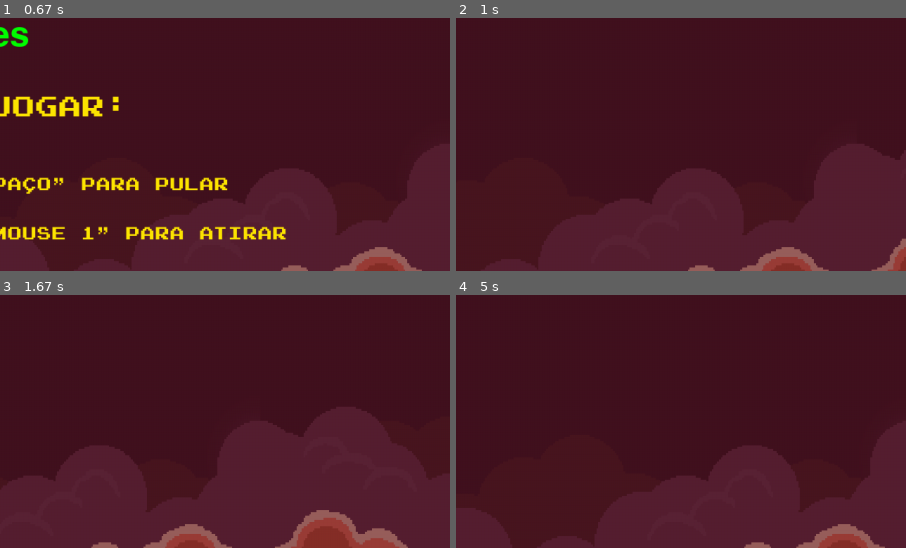
Above: before the commit, frames 1-4 (two rows, left to right).
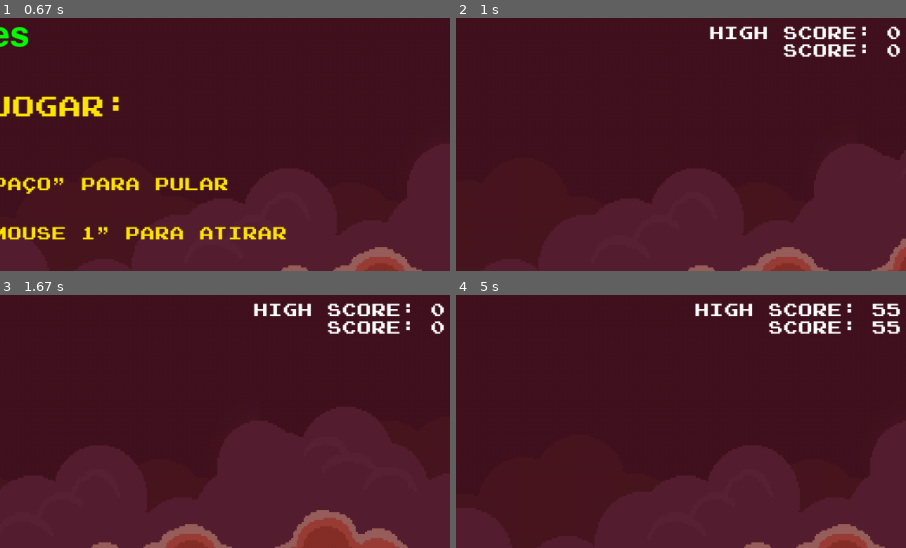
Above: after the commit, the same moments.

Repository: insper-classroom/devlife-23-1-projeto-pygame-henrique-e-guilherme
Game: pygame game, started from jogo/funcoes/jogo.py
Two runs of this game, one before a commit and one after it. Both use one fixed random seed, a clock stepped at 60 frames per second and the inputs below.
Inputs (mouse positions are % of the whole screen's width and height, from its top left):
- Up to frame 1 (0.67 s): tap Space at 0.33 s
- Up to frame 2 (1 s): tap Space at 0.73 s
- Up to frame 3 (1.67 s): tap Space at 1.03 s; click (19, 35) at 1.22 s; click (87, 85) at 1.55 s
- Up to frame 4 (5 s): click (52, 16) at 1.88 s; click (45, 76) at 2.22 s; click (47, 33) at 2.55 s; click (36, 29) at 2.88 s; click (76, 41) at 3.22 s; click (81, 48) at 3.55 s; click (71, 32) at 3.88 s; click (21, 31) at 4.22 s; click (54, 46) at 4.55 s; click (21, 44) at 4.88 s
The pictures show only the part of the screen within x 50-100%, y 0-50%; the shares and areas given below are measured in that part.

Frame 1 is identical in both runs. In frame 2, 1.8% of the frame differs, in the area x 56-99%, y 3-16%; in frame 3, 1.8%; in frame 4, 2.0%, in the area x 53-99%, y 3-16%.

Commit message:
Sistema de pontuacao e highscore adicionados

Diff:
--- a/jogo/funcoes/classes.py
+++ b/jogo/funcoes/classes.py
@@ -36,7 +36,7 @@
         self.tela.blit(self.texto2, (self.texto2_pos_x, 368))
         pygame.display.update()
 
-    def update(self):
+    def update(self, assets):
         if not self.musica_tela_inicial_tocando:
             pygame.mixer_music.load('jogo/assets/musica_inicial.ogg')
             pygame.mixer_music.set_volume(0.3)
@@ -108,7 +108,7 @@
         self.tela.blit(self.texto7, (self.texto7_pos_x, 550))
         pygame.display.update()
 
-    def update(self):
+    def update(self, assets):
         if not self.musica_tela_inicial_tocando:
             pygame.mixer_music.load('jogo/assets/musica_inicial.ogg')
             pygame.mixer_music.set_volume(0.3)
@@ -166,6 +166,10 @@
         #Texto das vidas
         self.texto_vidas = pygame.transform.scale_by(self.fonte2.render(chr(9829) * self.jogador.vidas, True, (255, 0, 0)), 1.5)
 
+        self.pontuacao = 0
+        self.texto_pontuacao = self.fonte2.render('Score: ' + str(self.pontuacao), True, (255, 255, 255))
+        self.timer_pontuacao_comeco = 0
+        self.texto_highscore = self.fonte2.render('High score: ' + str(assets['highscore']), True, (255, 255, 255))
 
 
     def desenha(self):
@@ -188,6 +192,12 @@
         #Vidas
         self.tela.blit(self.texto_vidas, (7, 5))
 
+        #Score
+        self.tela.blit(self.texto_pontuacao, (1273 - self.texto_pontuacao.get_width(), 30))
+
+        #High score
+        self.tela.blit(self.texto_highscore, (1273 - self.texto_highscore.get_width(), 5))
+
         for inimigo in self.lista_de_inimigos:
             inimigo.update()
             self.tela.blit(inimigo.image, inimigo.rect)
@@ -201,7 +211,7 @@
 
         pygame.display.update()
 
-    def update(self):
+    def update(self, assets):
         if not self.musica_jogo_tocando:
             pygame.mixer_music.load('jogo/assets/musica_jogo.ogg')
             pygame.mixer_music.set_volume(0.2)
@@ -229,6 +239,8 @@
             if pygame.sprite.spritecollide(inimigo, self.tiros, True):
                 self.lista_de_inimigos.remove(inimigo)
                 Jogador().pontuou_som.play()
+                self.pontuacao += 50
+                self.texto_pontuacao = self.fonte2.render('Score: ' + str(self.pontuacao), True, (255, 255, 255))
 
         #Spawna inimigos a cada 2 segundos
         if relogio % 2 == 0 and self.pode and relogio != 0:
@@ -242,6 +254,15 @@
 
         if self.jogador.vidas <=0:
             self.tem_que_trocar = True
+
+        self.timer_pontuacao_fim = pygame.time.get_ticks() // 1000
+        if self.timer_pontuacao_fim - self.timer_pontuacao_comeco >= 3:
+            self.pontuacao += 5
+            self.texto_pontuacao = self.fonte2.render('Score: ' + str(self.pontuacao), True, (255, 255, 255))
+            self.timer_pontuacao_comeco = self.timer_pontuacao_fim
+        if self.pontuacao > assets['highscore']:
+            assets['highscore'] = self.pontuacao
+            self.texto_highscore = self.fonte2.render('High score: ' + str(assets['highscore']), True, (255, 255, 255))
 
         return True
 
@@ -392,7 +413,7 @@
 
         pygame.display.update()
 
-    def update(self):
+    def update(self, assets):
         if not self.musica_tela_jogo_tocando:
             pygame.mixer_music.load('jogo/assets/musica_jogo.ogg')
             pygame.mixer_music.set_volume(0.3)
--- a/jogo/funcoes/funcoes_do_jogo.py
+++ b/jogo/funcoes/funcoes_do_jogo.py
@@ -21,6 +21,7 @@
         'fundo': pygame.transform.scale((pygame.image.load('jogo/assets/Red Sky.png').convert_alpha()), (1280, 720)),
         'ground': pygame.transform.scale((pygame.image.load('jogo/assets/ground_provisorio.png').convert_alpha()), (1280, 300)),
 
+        'highscore': 0,
     }
     return assets
 
@@ -28,7 +29,7 @@
 def game_loop():
     assets = inicializa()
     tela_atual = TelaInicial(assets)
-    while tela_atual.update():
+    while tela_atual.update(assets):
         tela_atual = tela_atual.troca_tela()
         tela_atual.desenha()
 
